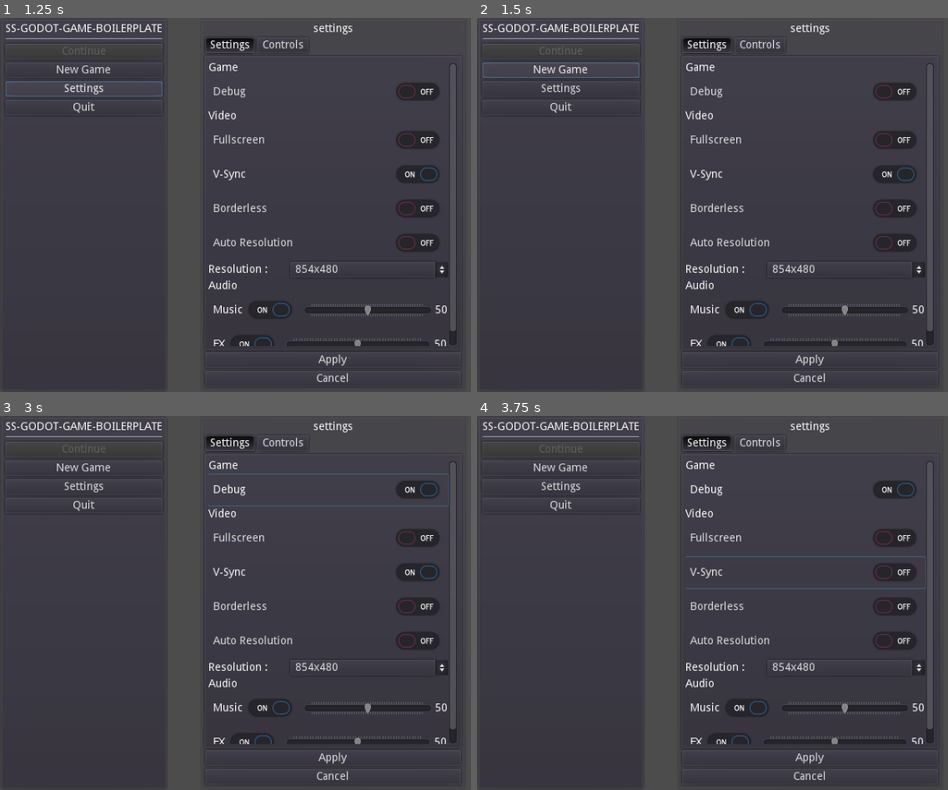
Above: before the commit, frames 1-4 (two rows, left to right).
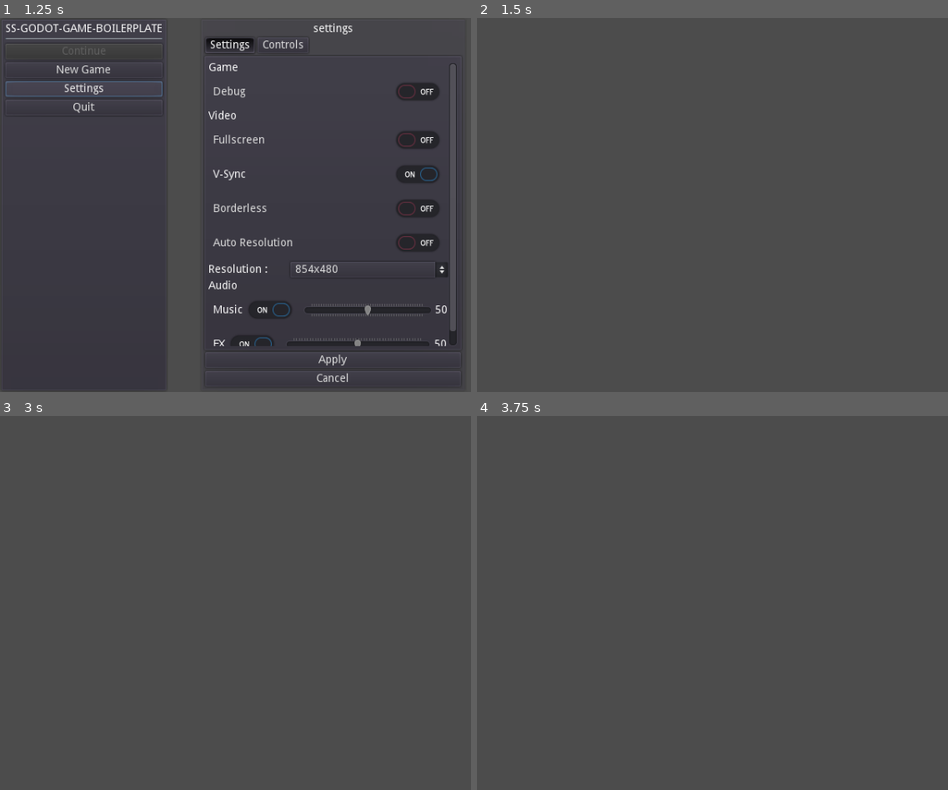
Above: after the commit, the same moments.

Repository: stalematestudio/ss-godot-game-boilerplate
Game: Godot game, scene res://scenes/main_menu/MainMenu.tscn
Same seed, same stepped clock (60 frames per second), same inputs: the game is played once before the commit and once after it.
Inputs (mouse positions are in pixels of both pictures, inside the frame that each line leads up to):
- Up to frame 1 (1.25 s): click "Settings" at 0.5 s
- Up to frame 2 (1.5 s): click "New Game" at 1.25 s
- Up to frame 3 (3 s): click (84, 468) at 2 s, where only the run before the commit has a clickable "New Game"; click (329, 490) at 2.75 s, where only the run before the commit has a clickable "Debug"
- Up to frame 4 (3.75 s): click (806, 573) at 3.5 s, where only the run before the commit has a clickable "V-Sync"

Frame 1 is identical in both runs. In frame 2, 8.2% of the frame differs, in the area x 0-99%, y 1-98%; in frame 3, 8.1%; in frame 4, 8.2%.

Commit message:
Demo level path fix

Diff:
--- a/scripts/MainMenu.gd
+++ b/scripts/MainMenu.gd
@@ -42,7 +42,7 @@
 func start_menu_button_pressed(button_name):
 	match button_name:
 		"new":
-			get_tree().change_scene("scenes/Demo.tscn")
+			get_tree().change_scene("scenes/demo/Demo.tscn")
 		"continue":
 			# Open profile select menu
 			pass
Not shown, changed: .gitignore
